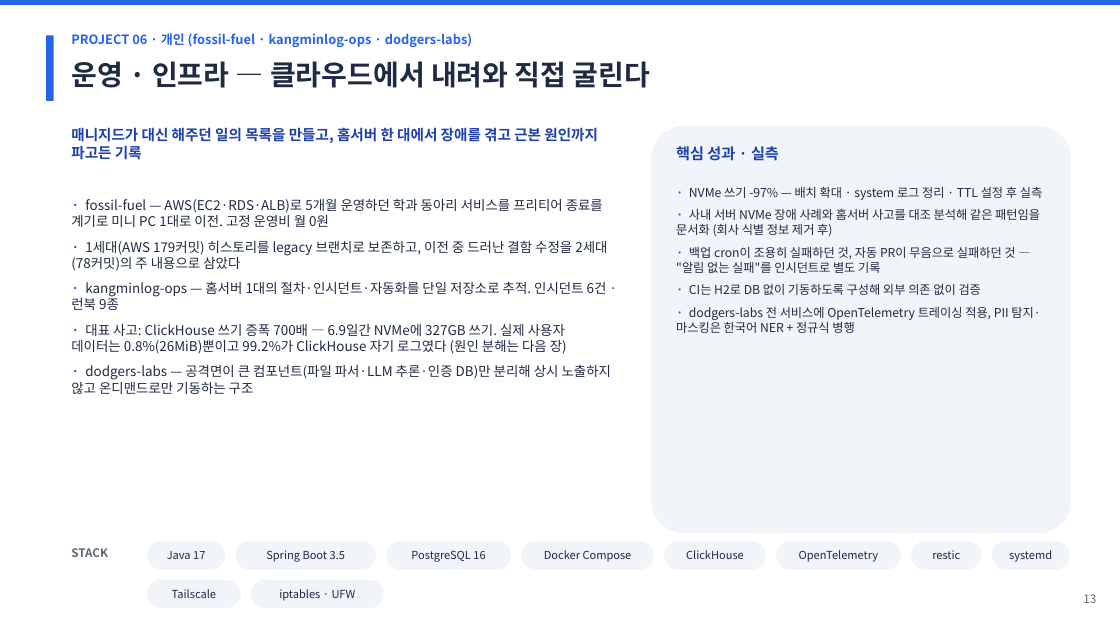
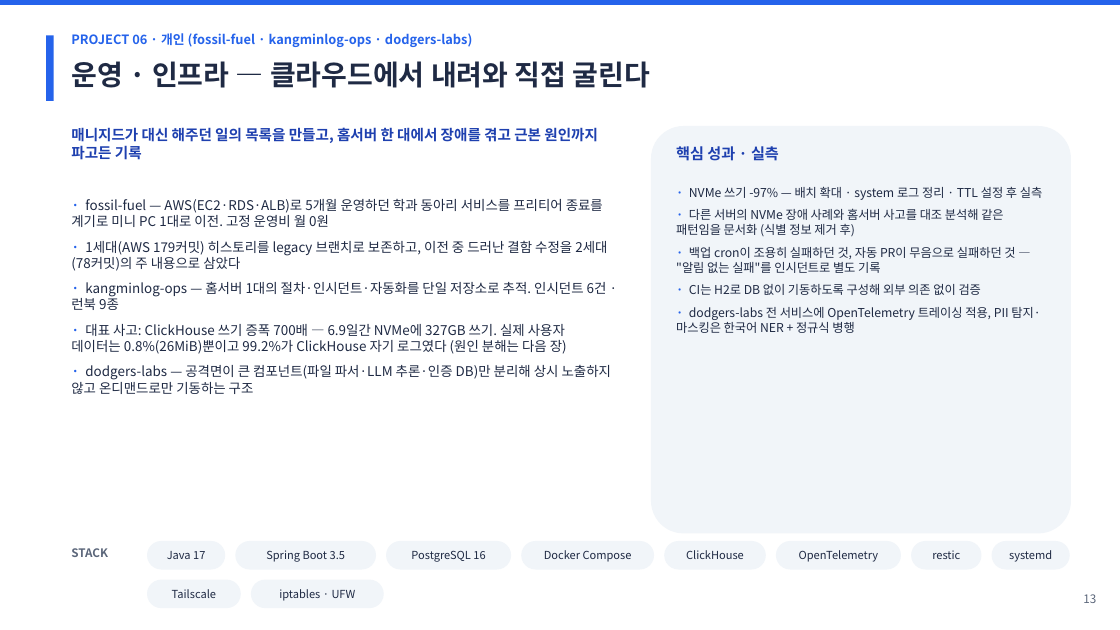
Before and after one commit to adorahelen/adorahelen.github.io, a slide deck: slide 14 of static/portfolio/kangmin-kim-portfolio-ko.pptx. Drawn at 1120x630 pixels with LibreOffice and Linux fonts; fonts in the diff are those of the drawing. Boxes give left, top, right and bottom in pixels: in the first picture for what was removed or moved away, otherwise in the second. Text is boxed around its words. In the diff, an @@ line names an element or a change of style, - is before the commit and + after.

```diff
--- a/static/portfolio/kangmin-kim-portfolio-ko.pptx
+++ b/static/portfolio/kangmin-kim-portfolio-ko.pptx
@@ text at (676, 208, 1003, 236): text changed @@
-· 사내 서버 NVMe 장애 사례와 홈서버 사고를 대조 분석해 같은 패턴임을 문서화 (회사 식별 정보 제거 후)
+· 다른 서버의 NVMe 장애 사례와 홈서버 사고를 대조 분석해 같은 패턴임을 문서화 (식별 정보 제거 후)
```
Also in this commit, not shown: 5 other slides changed, 2 slides added, 2 slides removed, 2 other files.
